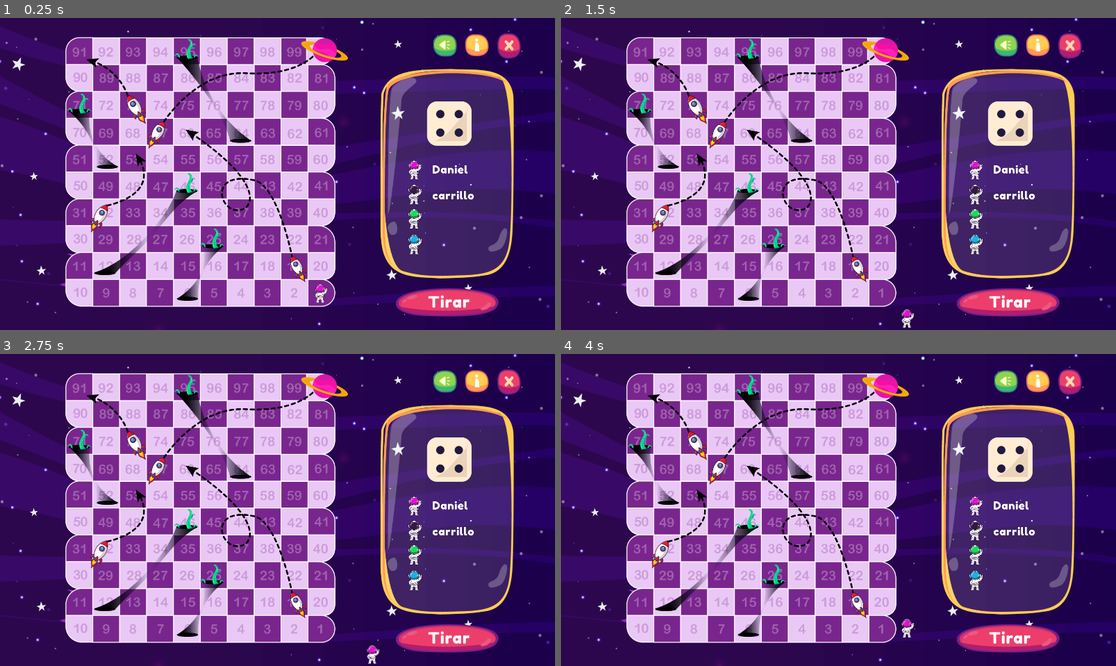
Above: before the commit, frames 1-4 (two rows, left to right).
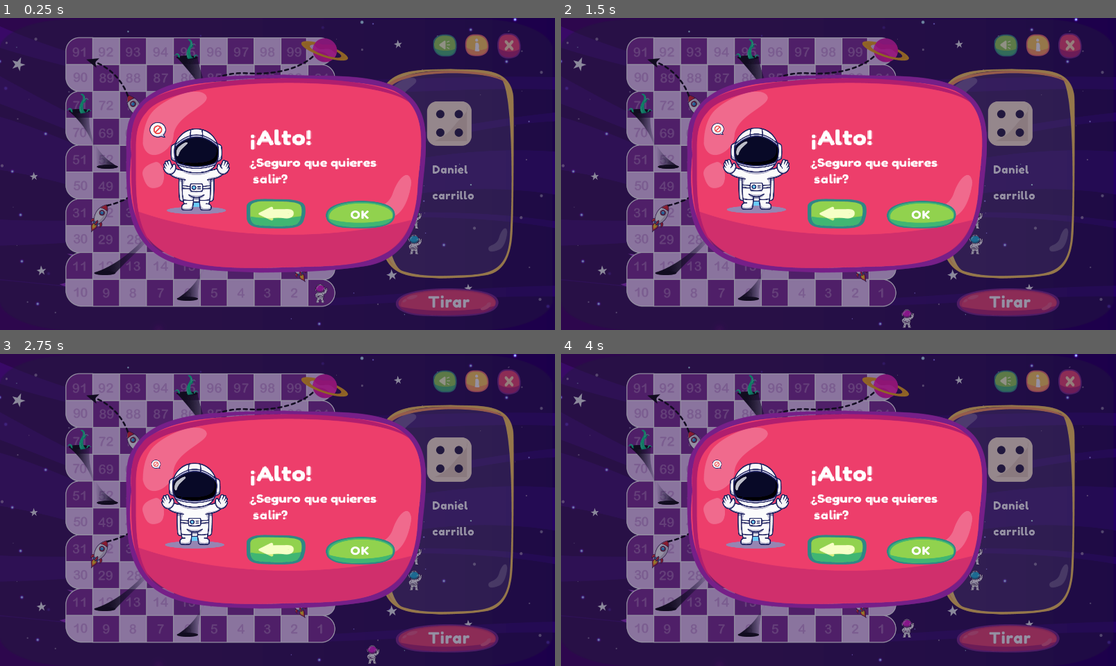
Above: after the commit, the same moments.

Repository: carrilloycardenas/Carrera-espacial
Game: Godot game, scene res://tablero/tablero.tscn
Two runs of this game, one before a commit and one after it. Both use one fixed random seed, a clock stepped at 60 frames per second and the inputs below. The project has no main scene, so this scene is started directly.
Inputs:
- Up to frame 1 (0.25 s): no input
- Up to frame 2 (1.5 s): hold Right (ui_right) 0.53-1.28 s; hold Down (ui_down) from 1.28 s (still down)
- Up to frame 3 (2.75 s): release Down (ui_down) at 2.03 s; hold Right (ui_right) from 2.03 s (still down)
- Up to frame 4 (4 s): release Right (ui_right) at 2.78 s; hold Up (ui_up) 2.78-3.53 s; hold Left (ui_left) from 3.53 s (still down)

The runs differ from the first frame. In frame 1, 57% of the frame differs, in the area x 0-99%, y 0-99%; in frame 2, 57%; in frame 3, 57%; in frame 4, 57%.

Commit message:
Better close window

Diff:
--- a/sprites/astro-warning.tscn
+++ b/sprites/astro-warning.tscn
@@ -16,7 +16,7 @@
 [node name="astro" type="Node2D"]
 
 [node name="AnimatedSprite" type="AnimatedSprite" parent="."]
-scale = Vector2( 0.4, 0.4 )
+scale = Vector2( 0.35, 0.35 )
 frames = SubResource( 1 )
-frame = 5
+frame = 4
 playing = true
--- a/tablero/tablero.tscn
+++ b/tablero/tablero.tscn
@@ -33,16 +33,18 @@
 font_data = ExtResource( 13 )
 
 [sub_resource type="DynamicFont" id=2]
-size = 32
+size = 28
 font_data = ExtResource( 13 )
 
 [sub_resource type="DynamicFont" id=3]
-size = 18
 font_data = ExtResource( 13 )
 
 [node name="tablero" type="Node2D"]
 scale = Vector2( 1.875, 1.875 )
 script = ExtResource( 15 )
+__meta__ = {
+"_edit_horizontal_guides_": [ 728.0 ]
+}
 
 [node name="Tablero" type="Sprite" parent="."]
 position = Vector2( 512, 288 )
@@ -161,54 +163,53 @@
 scale = Vector2( 0.9, 0.9 )
 
 [node name="Hover-seleccionjugadores" type="Sprite" parent="."]
-visible = false
 position = Vector2( 509.317, 289.183 )
 scale = Vector2( 3.04726, 1.30668 )
 texture = ExtResource( 22 )
 
 [node name="Contenedor-advertencia" type="Sprite" parent="Hover-seleccionjugadores"]
-position = Vector2( 0.880615, 0.318817 )
-scale = Vector2( 0.205585, 0.479436 )
+position = Vector2( 0.00360107, -1.31349 )
+scale = Vector2( 0.201922, 0.470894 )
 texture = ExtResource( 20 )
 
 [node name="astro" parent="Hover-seleccionjugadores" instance=ExtResource( 21 )]
-position = Vector2( -55.1259, -2.53824 )
+position = Vector2( -52.3258, -9.06853 )
 scale = Vector2( 0.328163, 0.765297 )
 
 [node name="alto" type="Label" parent="Hover-seleccionjugadores"]
-margin_left = -21.522
-margin_top = -67.4355
-margin_right = 63.478
-margin_bottom = -27.4355
+margin_left = -16.4464
+margin_top = -70.2927
+margin_right = 68.5536
+margin_bottom = -30.2927
 rect_scale = Vector2( 0.5, 1 )
 custom_fonts/font = SubResource( 2 )
 text = "¡Alto!"
 
 [node name="Label" type="Label" parent="Hover-seleccionjugadores"]
-margin_left = -21.522
-margin_top = -11.1096
-margin_right = 153.478
-margin_bottom = 37.8904
+margin_left = -16.4465
+margin_top = -27.4357
+margin_right = 158.553
+margin_bottom = 21.5643
 rect_scale = Vector2( 0.5, 1 )
 custom_fonts/font = SubResource( 3 )
 text = "¿Seguro que quieres
  salir?"
 
 [node name="btn-regresar" type="TextureButton" parent="Hover-seleccionjugadores"]
-margin_left = -25.7225
-margin_top = 58.2774
-margin_right = 46.2775
-margin_bottom = 100.277
+margin_left = -17.8467
+margin_top = 33.7882
+margin_right = 54.1533
+margin_bottom = 75.7878
 rect_scale = Vector2( 0.5, 1 )
 texture_normal = ExtResource( 26 )
 texture_hover = ExtResource( 25 )
 expand = true
 
 [node name="btn-salir" type="TextureButton" parent="Hover-seleccionjugadores"]
-margin_left = 21.883
-margin_top = 59.5019
-margin_right = 105.883
-margin_bottom = 98.5019
+margin_left = 29.7589
+margin_top = 36.6453
+margin_right = 113.759
+margin_bottom = 75.6453
 rect_scale = Vector2( 0.5, 1 )
 texture_normal = ExtResource( 23 )
 texture_hover = ExtResource( 24 )
